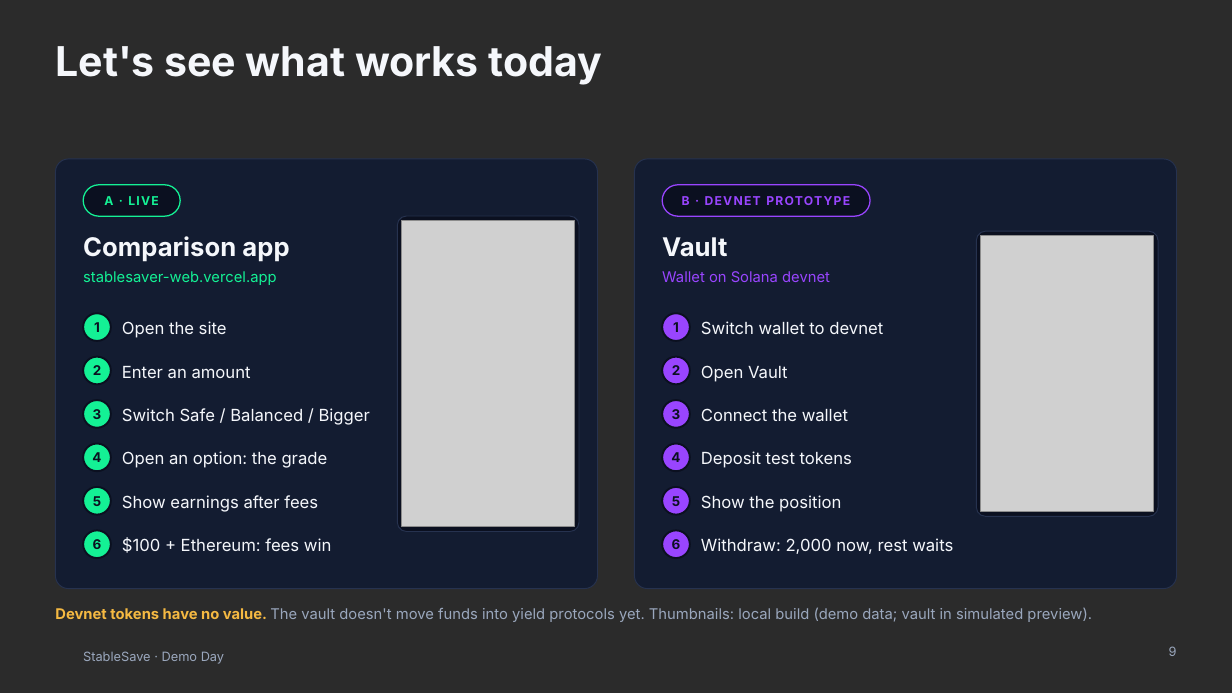
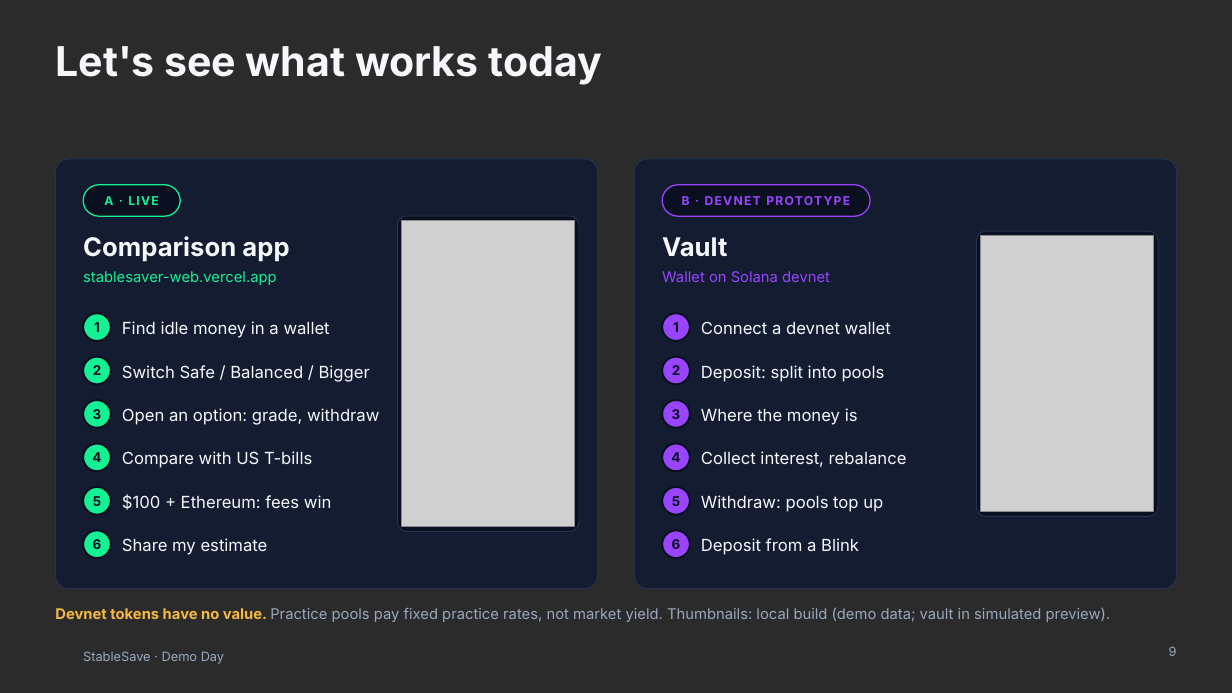
Before and after one commit to Theophilus2003/Stablesaver, a slide deck: slide 9 of presentation/StableSave-Demo-Day.pptx. Drawn at 1232x693 pixels with LibreOffice and Linux fonts; fonts in the diff are those of the drawing; grey boxes stand for pictures; background and template pictures are left out; a plain dark background stands for a picture behind light text. Boxes give left, top, right and bottom in pixels: in the first picture for what was removed or moved away, otherwise in the second. Text is boxed around its words. In the diff, an @@ line names an element or a change of style, - is before the commit and + after.

```diff
--- a/presentation/StableSave-Demo-Day.pptx
+++ b/presentation/StableSave-Demo-Day.pptx
@@ text at (122, 321, 330, 338): text changed @@
-Open the site
+Find idle money in a wallet
@@ text at (701, 321, 891, 334): text changed @@
-Switch wallet to devnet
+Connect a devnet wallet
@@ text "Switch Safe / Balanced / ...": place and size @@
-text "Switch Safe / Balanced / ..." at (122, 408, 370, 425)
+text "Switch Safe / Balanced / ..." at (122, 365, 370, 382)
@@ text removed at (122, 366, 251, 378) @@
-Enter an amount
@@ text at (701, 365, 885, 382): text changed @@
-Open Vault
+Deposit: split into pools
@@ text added at (122, 408, 379, 425), 13 pt, text #F5F7FB @@
+Open an option: grade, withdraw
@@ text at (701, 408, 858, 425): text changed @@
-Connect the wallet
+Where the money is
@@ text at (122, 451, 312, 468): text changed @@
-Open an option: the grade
+Compare with US T-bills
@@ text at (701, 451, 907, 467): text changed @@
-Deposit test tokens
+Collect interest, rebalance
@@ text "$100 + Ethereum: fees win": place and size @@
-text "$100 + Ethereum: fees win" at (122, 538, 332, 553)
+text "$100 + Ethereum: fees win" at (122, 494, 332, 510)
@@ text removed at (122, 495, 318, 512) @@
-Show earnings after fees
@@ text at (701, 495, 883, 512): text changed @@
-Show the position
+Withdraw: pools top up
@@ text added at (122, 538, 268, 555), 13 pt, text #F5F7FB @@
+Share my estimate
@@ text at (701, 538, 859, 555): text changed @@
-Withdraw: 2,000 now, rest waits
+Deposit from a Blink
@@ text at (55, 607, 1111, 622): text changed @@
-Devnet tokens have no value. The vault doesn't move funds into yield protocols yet. Thumbnails: local build (demo data; vault in simulated preview).
+Devnet tokens have no value. Practice pools pay fixed practice rates, not market yield. Thumbnails: local build (demo data; vault in simulated preview).
```
Also in this commit, not shown: 3 other slides changed, 7 other files.
